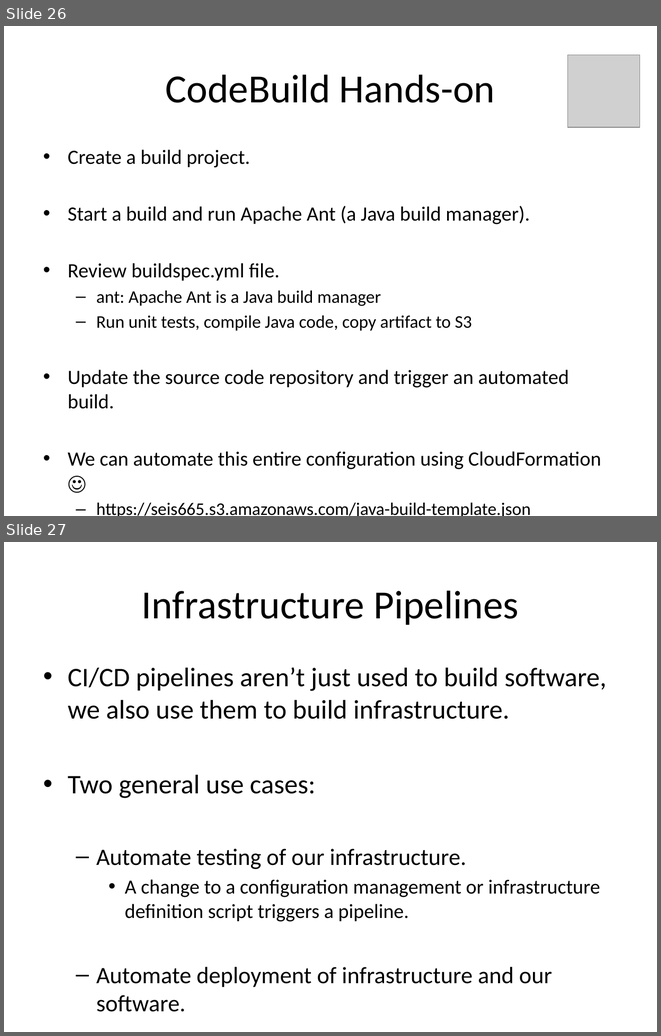
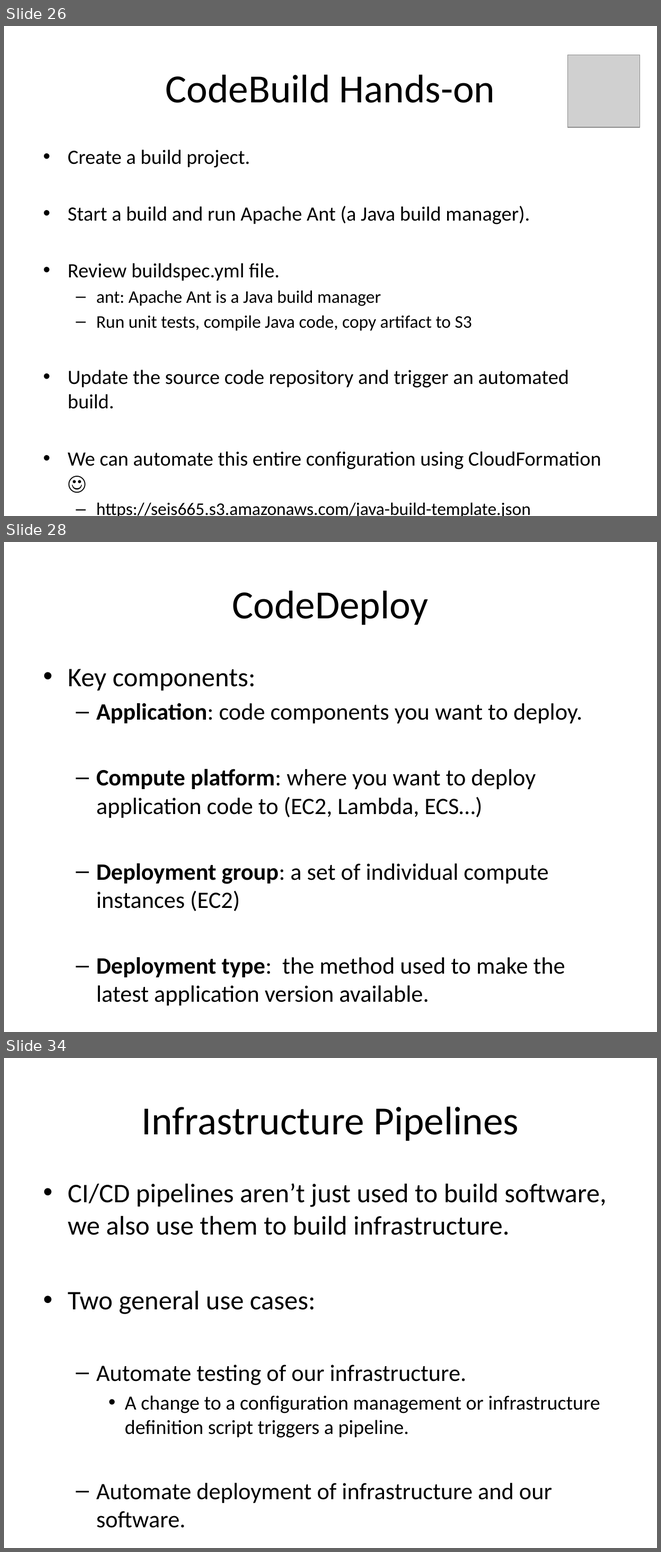
Before and after one commit to jasondbaker/infrastructure-class, a slide deck: lectures/infrastructure-week-10.pptx. Shown one above the other, each under a label of ours: slides 26 and 27 before the commit, slides 26, 28 and 34 after it; the slides between them are not shown. The pictures are 661x1036 and 661x1552 pixels, drawn with LibreOffice and Linux fonts; fonts in the diff are those of the drawing; grey boxes stand for pictures. Boxes give left, top, right and bottom in pixels: in the first picture for what was removed or moved away, otherwise in the second. Text is boxed around its words. In the diff, an @@ line names an element or a change of style, - is before the commit and + after.

```diff
--- a/lectures/infrastructure-week-10.pptx
+++ b/lectures/infrastructure-week-10.pptx
@@ slide 28 added at [4, 542, 657, 1032], background #FFFFFF @@
@@ title added at [232, 590, 429, 625], 44 pt, text #000000 @@
+CodeDeploy
@@ text added at [68, 669, 582, 977], 25.9 pt, text #000000 @@
+• Key components:
+  – Application: code components you want to deploy.
+  – Compute platform: where you want to deploy application code to (EC2, Lambda, ECS…)
+  – Deployment group: a set of individual compute instances (EC2)
+  – Deployment type: the method used to make the latest application version available.
@@ what was slide 27 is now slide 34 @@
```
Also in this commit, not shown: 6 other slides added, 6 other files.
